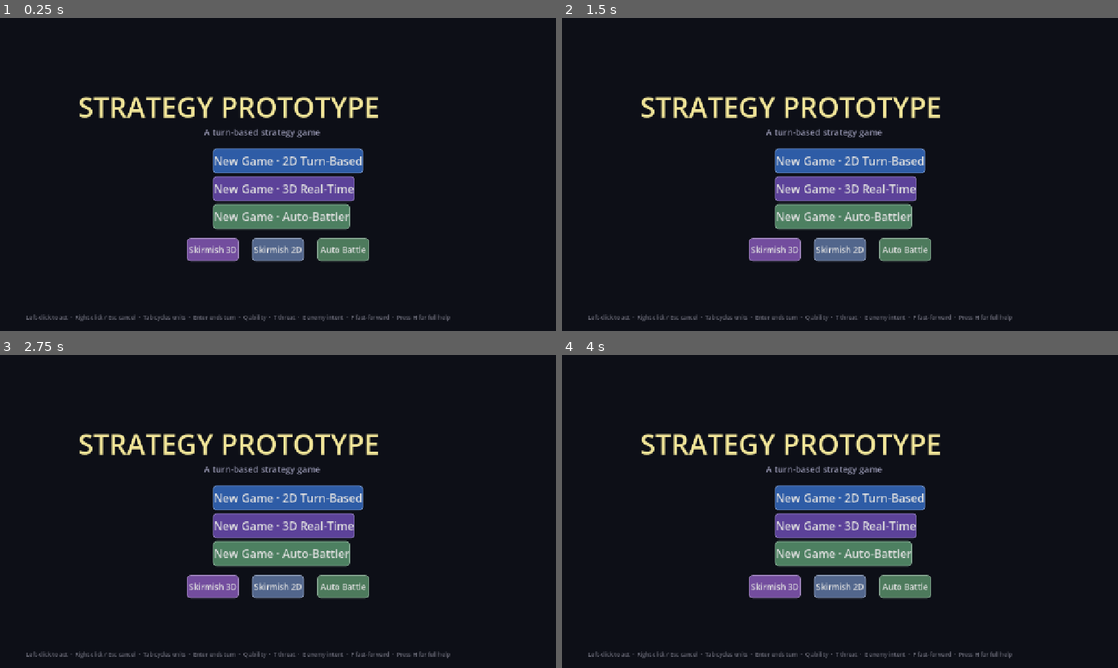
Above: before the commit, frames 1-4 (two rows, left to right).
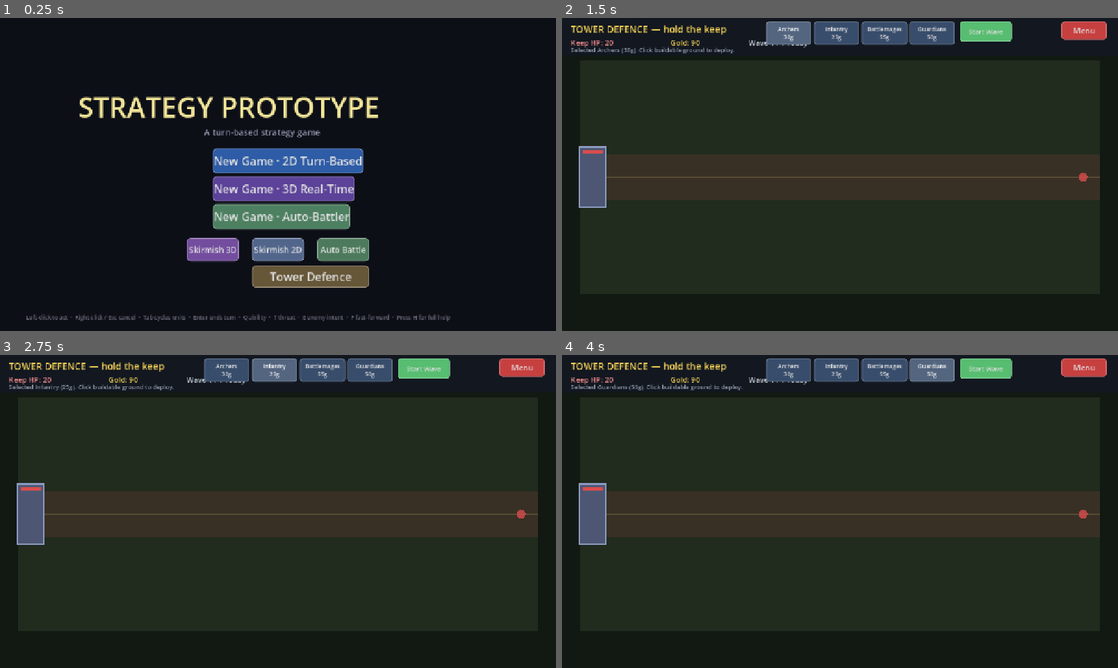
Above: after the commit, the same moments.

Repository: kabuumu/strategy-prototype
Game: Godot game, scene res://src/title/title.tscn
Same seed, same stepped clock (60 frames per second), same inputs: the game is played once before the commit and once after it.
Inputs (mouse positions are in pixels of both pictures, inside the frame that each line leads up to):
- Up to frame 1 (0.25 s): no input
- Up to frame 2 (1.5 s): click (873, 277) at 0.5 s, where only the run after the commit has a clickable "Tower Defence"; click (789, 33) at 1.25 s, where only the run after the commit has a clickable "Archers 30g"
- Up to frame 3 (2.75 s): click (272, 370) at 2 s, where only the run after the commit has a clickable "Infantry 25g"
- Up to frame 4 (4 s): click (884, 370) at 2.75 s, where only the run after the commit has a clickable "Battlemages 55g"; click (934, 370) at 3.5 s, where only the run after the commit has a clickable "Guardians 50g"

The runs differ from the first frame. In frame 1, 1.5% of the frame differs, in the area x 45-67%, y 79-87%; in frame 2, 74%; in frame 3, 74%; in frame 4, 74%, in the area x 1-98%, y 1-97%.

Commit message:
New mode: Tower Defence (title-launched, self-contained)
Hold your keep against waves of enemy regiments marching down a lane. Spend
gold to plant defending regiments on the buildable ground; they hold position
and auto-fire on anything in range (reusing RTUnit's idle stance), while
enemies either smash a blocker or leak to the keep and damage it. Seven scripted
waves, gold from kills + wave-clear bonuses; clear them all to win, lose if the
keep falls. Touches no campaign/GameManager state, like the other skirmishes.

- src/towerdefense/towerdefense.gd + .tscn: lane/keep/waves/economy/placement,
  RTUnit-driven combat, Esc pause menu, result overlay.
- title: "Tower Defence" button.

Validated headless: place defender (gold spent), start wave, enemy spawns and
marches toward the keep.

Co-Authored-By: Claude Opus 4.8 <noreply@anthropic.com>

Diff:
--- a/src/title/title.gd
+++ b/src/title/title.gd
@@ -56,6 +56,8 @@
 		Color(0.32, 0.40, 0.55), _on_skirmish_2d)
 	_add_menu_button("Auto Battle", Vector2(730.0, y), Vector2(120.0, 54.0),
 		Color(0.30, 0.48, 0.36), _on_auto_battler)
+	_add_menu_button("Tower Defence", Vector2(580.0, y + 64.0), Vector2(270.0, 50.0),
+		Color(0.40, 0.34, 0.22), _on_tower_defense)
 
 	var hint := Label.new()
 	hint.text = "Left-click to act  ·  Right-click / Esc cancel  ·  Tab cycles units  ·  Enter ends turn  ·  Q ability  ·  T threat  ·  E enemy intent  ·  F fast-forward  ·  Press H for full help"
@@ -129,6 +131,9 @@
 func _on_auto_battler() -> void:
 	get_tree().change_scene_to_file("res://src/autobattler/autobattler.tscn")
 
+func _on_tower_defense() -> void:
+	get_tree().change_scene_to_file("res://src/towerdefense/towerdefense.tscn")
+
 # ---------------------------------------------------------------------------
 # Meta-progression panel — shows previous run recap + lifetime bests so the
 # title screen rewards repeat play. Hidden entirely on first launch.
--- /dev/null
+++ b/src/towerdefense/towerdefense.gd
@@ -0,0 +1,390 @@
+extends Node2D
+
+# Tower-defence skirmish — a self-contained battle mode reached from the title.
+# Waves of enemy regiments march from the right toward your keep on the left;
+# you spend gold to plant defending regiments along the lane. Defenders hold
+# their ground and auto-fire on anything in range (RTUnit's idle stance); the
+# enemy either smashes through a blocker or leaks to the keep and damages it.
+# Survive every wave to win; the keep falling ends the run.
+#
+# Like the other skirmishes this touches no campaign / GameManager state.
+
+const UITheme := preload("res://src/ui/ui_theme.gd")
+const RTUnit := preload("res://src/rtbattle/rt_unit.gd")
+
+# Lane the enemies walk down (centre line); buildable ground is everything in
+# the field rect that isn't on the lane itself.
+const FIELD_RECT: Rect2 = Rect2(40.0, 96.0, 1200.0, 540.0)
+const LANE_Y: float = 366.0
+const LANE_HALF: float = 52.0           # half-height of the marching corridor
+const KEEP_X: float = 96.0              # enemies that pass this hit the keep
+const SPAWN_X: float = 1200.0
+
+const START_GOLD: int = 90
+const START_KEEP_HP: int = 20
+const ENEMY_RETARGET: float = 0.3
+
+# Defenders the player can plant. Reuse the unit sprites; stats are tuned for a
+# stationary "tower" role (no move speed needed — they hold ground).
+const DEFENDER_TYPES: Dictionary = {
+	"archer": {
+		"name": "Archers", "sprite_key": "archer", "cost": 30,
+		"soldier_count": 6, "hp_per_soldier": 12, "damage_per_attack": 9,
+		"attack_cooldown": 1.1, "attack_range_px": 210.0, "move_speed_px": 0.0,
+	},
+	"soldier": {
+		"name": "Infantry", "sprite_key": "soldier", "cost": 25,
+		"soldier_count": 9, "hp_per_soldier": 18, "damage_per_attack": 9,
+		"attack_cooldown": 1.0, "attack_range_px": 64.0, "move_speed_px": 0.0,
+	},
+	"mage": {
+		"name": "Battlemages", "sprite_key": "pyromancer", "cost": 55,
+		"soldier_count": 7, "hp_per_soldier": 14, "damage_per_attack": 17,
+		"attack_cooldown": 1.4, "attack_range_px": 240.0, "move_speed_px": 0.0,
+	},
+	"guardian": {
+		"name": "Guardians", "sprite_key": "juggernaut", "cost": 50,
+		"soldier_count": 12, "hp_per_soldier": 30, "damage_per_attack": 12,
+		"attack_cooldown": 1.2, "attack_range_px": 60.0, "move_speed_px": 0.0,
+	},
+}
+
+# Enemy archetypes (they march, and fight blockers in the way).
+const ENEMY_TYPES: Dictionary = {
+	"runner":   {"name": "Raiders", "sprite_key": "scout", "bounty": 8,
+		"soldier_count": 6, "hp_per_soldier": 12, "damage_per_attack": 8,
+		"attack_cooldown": 0.9, "attack_range_px": 56.0, "move_speed_px": 64.0},
+	"soldier":  {"name": "Warband", "sprite_key": "soldier", "bounty": 10,
+		"soldier_count": 9, "hp_per_soldier": 18, "damage_per_attack": 9,
+		"attack_cooldown": 1.0, "attack_range_px": 58.0, "move_speed_px": 42.0},
+	"brute":    {"name": "Ogres", "sprite_key": "juggernaut", "bounty": 18,
+		"soldier_count": 12, "hp_per_soldier": 30, "damage_per_attack": 14,
+		"attack_cooldown": 1.2, "attack_range_px": 56.0, "move_speed_px": 32.0},
+	"warlord":  {"name": "Warlord's Host", "sprite_key": "warlord", "bounty": 40,
+		"soldier_count": 18, "hp_per_soldier": 26, "damage_per_attack": 16,
+		"attack_cooldown": 1.0, "attack_range_px": 58.0, "move_speed_px": 36.0},
+}
+
+# Wave script: each wave is a list of [enemy_id, count] spawned in sequence.
+const WAVES: Array = [
+	[["runner", 4]],
+	[["soldier", 4], ["runner", 3]],
+	[["soldier", 5], ["brute", 1]],
+	[["runner", 8], ["brute", 2]],
+	[["brute", 4], ["soldier", 4]],
+	[["soldier", 6], ["brute", 3], ["runner", 6]],
+	[["warlord", 1], ["brute", 4], ["soldier", 6]],
+]
+
+var _gold: int = START_GOLD
+var _keep_hp: int = START_KEEP_HP
+var _wave_index: int = 0           # next wave to launch
+var _wave_active: bool = false
+var _paused: bool = false
+var _ended: bool = false
+var _won: bool = false
+
+var _enemies: Array = []           # Array[RTUnit]
+var _defenders: Array = []         # Array[RTUnit]
+var _spawn_queue: Array = []       # pending [enemy_id] this wave
+var _spawn_timer: float = 0.0
+var _retarget_timer: float = 0.0
+var _selected_type: String = "archer"
+
+var _ui: CanvasLayer
+var _gold_label: Label
+var _keep_label: Label
+var _wave_label: Label
+var _status_label: Label
+var _settings_overlay: Control = null
+var _rng := RandomNumberGenerator.new()
+
+func _ready() -> void:
+	_rng.randomize()
+	set_process_unhandled_input(true)
+	_build_ui()
+	_refresh_ui()
+	queue_redraw()
+
+# ---------------------------------------------------------------------------
+# UI
+# ---------------------------------------------------------------------------
+func _build_ui() -> void:
+	_ui = CanvasLayer.new()
+	add_child(_ui)
+
+	var top := ColorRect.new()
+	top.color = Color(0.07, 0.09, 0.13, 0.93)
+	top.size = Vector2(1280.0, 88.0)
+	top.mouse_filter = Control.MOUSE_FILTER_IGNORE
+	_ui.add_child(top)
+
+	_ui.add_child(UITheme.label("TOWER DEFENCE — hold the keep", 22, UITheme.GOLD, Vector2(20.0, 10.0), Vector2(460.0, 30.0)))
+	_keep_label = UITheme.label("", 17, Color(0.95, 0.55, 0.55), Vector2(20.0, 44.0), Vector2(220.0, 24.0))
+	_ui.add_child(_keep_label)
+	_gold_label = UITheme.label("", 17, UITheme.GOLD, Vector2(250.0, 44.0), Vector2(180.0, 24.0))
+	_ui.add_child(_gold_label)
+	_wave_label = UITheme.label("", 17, UITheme.TEXT, Vector2(430.0, 44.0), Vector2(240.0, 24.0))
+	_ui.add_child(_wave_label)
+
+	# Defender picker — one button per type with its cost.
+	var x := 470.0
+	for id: String in DEFENDER_TYPES:
+		var d: Dictionary = DEFENDER_TYPES[id]
+		_ui.add_child(UITheme.button("%s\n%dg" % [String(d["name"]), int(d["cost"])],
+			Vector2(x, 8.0), Vector2(104.0, 46.0), Color(0.22, 0.30, 0.42),
+			_on_pick_type.bind(id), 13))
+		x += 110.0
+
+	_ui.add_child(UITheme.button("Start Wave", Vector2(x + 6.0, 8.0), Vector2(120.0, 46.0), UITheme.GREEN, _on_start_wave, 15))
+	_ui.add_child(UITheme.button("Menu", Vector2(1150.0, 8.0), Vector2(104.0, 40.0), UITheme.RED, _toggle_settings_menu))
+
+	_status_label = UITheme.label("Pick a defender, click buildable ground to place it, then Start Wave.",
+		14, UITheme.TEXT_MUTED, Vector2(20.0, 64.0), Vector2(900.0, 20.0))
+	_ui.add_child(_status_label)
+
+func _refresh_ui() -> void:
+	_keep_label.text = "Keep HP: %d" % _keep_hp
+	_gold_label.text = "Gold: %d" % _gold
+	var total: int = WAVES.size()
+	if _ended:
+		_wave_label.text = "VICTORY" if _won else "DEFEAT"
+	elif _wave_active:
+		_wave_label.text = "Wave %d / %d — incoming!" % [_wave_index, total]
+	else:
+		_wave_label.text = "Wave %d / %d ready" % [_wave_index + 1, total] if _wave_index < total else "All waves cleared"
+
+func _on_pick_type(id: String) -> void:
+	_selected_type = id
+	_status_label.text = "Selected %s (%dg). Click buildable ground to deploy." % [
+		String(DEFENDER_TYPES[id]["name"]), int(DEFENDER_TYPES[id]["cost"])]
+
+func _on_start_wave() -> void:
+	if _ended or _wave_active or _wave_index >= WAVES.size():
+		return
+	_wave_active = true
+	_spawn_queue.clear()
+	for entry in WAVES[_wave_index]:
+		var id: String = String(entry[0])
+		for _i in range(int(entry[1])):
+			_spawn_queue.append(id)
+	_spawn_queue.shuffle()
+	_spawn_timer = 0.0
+	_refresh_ui()
+
+# ---------------------------------------------------------------------------
+# Placement
+# ---------------------------------------------------------------------------
+func _is_buildable(pos: Vector2) -> bool:
+	if not FIELD_RECT.has_point(pos):
+		return false
+	if absf(pos.y - LANE_Y) < LANE_HALF:
+		return false               # can't build on the marching lane
+	if pos.x < KEEP_X + 40.0:
+		return false               # keep no-build zone
+	return true
+
+func _try_place(pos: Vector2) -> void:
+	if _ended:
+		return
+	var d: Dictionary = DEFENDER_TYPES[_selected_type]
+	var cost: int = int(d["cost"])
+	if _gold < cost:
+		_status_label.text = "Not enough gold for %s (need %d)." % [String(d["name"]), cost]
+		return
+	if not _is_buildable(pos):
+		_status_label.text = "Can't build there — keep clear of the lane and the keep."
+		return
+	# Don't stack defenders on top of each other.
+	for u: RTUnit in _defenders:
+		if is_instance_valid(u) and u.position.distance_to(pos) < u.radius + 20.0:
+			_status_label.text = "Too close to another defender."
+			return
+	_gold -= cost
+	var u := RTUnit.new()
+	add_child(u)
+	u.setup(_selected_type, 0, pos, d)
+	u.clear_order()                # hold ground; idle stance auto-fires in range
+	_defenders.append(u)
+	Sfx.play("gold")
+	_refresh_ui()
+
+# ---------------------------------------------------------------------------
+# Spawning + simulation
+# ---------------------------------------------------------------------------
+func _spawn_enemy(id: String) -> void:
+	var stats: Dictionary = ENEMY_TYPES.get(id, ENEMY_TYPES["soldier"])
+	var u := RTUnit.new()
+	add_child(u)
+	var y := LANE_Y + _rng.randf_range(-LANE_HALF * 0.5, LANE_HALF * 0.5)
+	u.setup(id, 1, Vector2(SPAWN_X, y), stats)
+	u.set_meta("bounty", int(stats.get("bounty", 8)))
+	u.order_move(Vector2(KEEP_X, LANE_Y))
+	u.died.connect(_on_enemy_died)
+	_enemies.append(u)
+
+func _on_enemy_died(u: RTUnit) -> void:
+	if is_instance_valid(u) and u.has_meta("bounty"):
+		_gold += int(u.get_meta("bounty"))
+	_enemies.erase(u)
+	Sfx.play("death", -12.0)
+	_refresh_ui()
+
+func _process(delta: float) -> void:
+	if _paused or _ended:
+		return
+
+	# Trickle the current wave's enemies onto the field.
+	if _wave_active and not _spawn_queue.is_empty():
+		_spawn_timer -= delta
+		if _spawn_timer <= 0.0:
+			_spawn_enemy(String(_spawn_queue.pop_front()))
+			_spawn_timer = 0.7
+
+	var all_units: Array = []
+	all_units.append_array(_defenders)
+	all_units.append_array(_enemies)
+
+	# Enemies periodically decide: fight a defender that's blocking, else march.
+	_retarget_timer -= delta
+	if _retarget_timer <= 0.0:
+		_retarget_timer = ENEMY_RETARGET
+		for e: RTUnit in _enemies:
+			if not is_instance_valid(e) or not e.is_alive():
+				continue
+			var blocker := _nearest_defender_in_range(e)
+			if blocker != null:
+				e.order_attack(blocker)
+			else:
+				e.order_move(Vector2(KEEP_X, LANE_Y))
+
+	# Tick everyone (defenders auto-engage via idle stance).
+	for u: RTUnit in all_units:
+		if is_instance_valid(u) and u.is_alive():
+			u.tick(delta, all_units)
+
+	_check_leaks()
+	_clean_dead()
+	_check_wave_end()
+	queue_redraw()
+
+func _nearest_defender_in_range(e: RTUnit) -> RTUnit:
+	var best: RTUnit = null
+	var best_d: float = e.attack_range_px + 24.0
+	for d: RTUnit in _defenders:
+		if not is_instance_valid(d) or not d.is_alive():
+			continue
+		var dist: float = e.position.distance_to(d.position)
+		if dist < best_d:
+			best = d
+			best_d = dist
+	return best
+
+# Enemies that reach the keep damage it by their remaining strength, then vanish.
+func _check_leaks() -> void:
+	for e: RTUnit in _enemies.duplicate():
+		if is_instance_valid(e) and e.is_alive() and e.position.x <= KEEP_X:
+			var dmg: int = maxi(1, e.alive_soldier_count())
+			_keep_hp = maxi(0, _keep_hp - dmg)
+			_status_label.text = "%s breached the keep! −%d HP" % [e.unit_name, dmg]
+			e.died.disconnect(_on_enemy_died)
+			_enemies.erase(e)
+			e.queue_free()
+			if _keep_hp <= 0:
+				_conclude(false)
+				return
+	_refresh_ui()
+
+func _clean_dead() -> void:
+	_enemies = _enemies.filter(func(u): return is_instance_valid(u) and u.is_alive())
+	_defenders = _defenders.filter(func(u): return is_instance_valid(u) and u.is_alive())
+
+func _check_wave_end() -> void:
+	if not _wave_active or _ended:
+		return
+	if _spawn_queue.is_empty() and _enemies.is_empty():
+		_wave_active = false
+		_wave_index += 1
+		if _wave_index >= WAVES.size():
+			_conclude(true)
+			return
+		var bonus: int = 20 + _wave_index * 6
+		_gold += bonus
+		_status_label.text = "Wave cleared! +%d gold. Reinforce, then Start Wave." % bonus
+		_refresh_ui()
+
+func _conclude(win: bool) -> void:
+	_ended = true
+	_won = win
+	_status_label.text = "The keep held — victory!" if win else "The keep has fallen."
+	Sfx.play("win" if win else "lose", -6.0)
+	_refresh_ui()
+	var root := Control.new()
+	root.set_anchors_preset(Control.PRESET_FULL_RECT)
+	root.z_index = 50
+	var dim := ColorRect.new()
+	dim.color = Color(0.0, 0.0, 0.0, 0.6)
+	dim.set_anchors_preset(Control.PRESET_FULL_RECT)
+	root.add_child(dim)
+	UITheme.panel(root, Vector2(480.0, 250.0), Vector2(320.0, 220.0))
+	root.add_child(UITheme.label("VICTORY" if win else "DEFEAT", 40,
+		UITheme.GOLD if win else UITheme.RED, Vector2(556.0, 274.0)))
+	root.add_child(UITheme.label("You cleared every wave." if win else "The keep was overrun.",
+		15, UITheme.TEXT_MUTED, Vector2(512.0, 330.0), Vector2(256.0, 24.0)))
+	root.add_child(UITheme.button("Play Again", Vector2(512.0, 366.0), Vector2(256.0, 44.0),
+		UITheme.GREEN, func() -> void: get_tree().reload_current_scene()))
+	root.add_child(UITheme.button("To Title", Vector2(512.0, 416.0), Vector2(256.0, 40.0),
+		Color(0.45, 0.30, 0.34), func() -> void: get_tree().change_scene_to_file("res://src/title/title.tscn")))
+	_ui.add_child(root)
+
+# ---------------------------------------------------------------------------
+# Input
+# ---------------------------------------------------------------------------
+func _unhandled_input(event: InputEvent) -> void:
+	if _settings_overlay != null:
+		if event is InputEventKey and event.pressed and not event.echo and event.keycode == KEY_ESCAPE:
+			_toggle_settings_menu()
+		return
+	if event is InputEventKey and event.pressed and not event.echo:
+		match event.keycode:
+			KEY_SPACE:
+				_paused = not _paused
+				_status_label.text = "Paused." if _paused else "Resumed."
+			KEY_ESCAPE:
+				_toggle_settings_menu()
+			KEY_ENTER, KEY_KP_ENTER:
+				_on_start_wave()
+		return
+	if event is InputEventMouseButton and event.pressed and event.button_index == MOUSE_BUTTON_LEFT:
+		if event.position.y > FIELD_RECT.position.y:
+			_try_place(event.position)
+
+func _toggle_settings_menu() -> void:
+	if _settings_overlay != null:
+		_settings_overlay.queue_free()
+		_settings_overlay = null
+		return
+	_settings_overlay = UITheme.pause_menu(_toggle_settings_menu,
+		func() -> void: get_tree().change_scene_to_file("res://src/title/title.tscn"))
+	_ui.add_child(_settings_overlay)
+
+# ---------------------------------------------------------------------------
+# Draw — field, lane, keep, buildable hint
+# ---------------------------------------------------------------------------
+func _draw() -> void:
+	draw_rect(Rect2(Vector2.ZERO, Vector2(1280.0, 720.0)), Color(0.07, 0.10, 0.07))
+	draw_rect(FIELD_RECT, Color(0.13, 0.17, 0.12))
+	# Marching lane
+	var lane := Rect2(FIELD_RECT.position.x, LANE_Y - LANE_HALF, FIELD_RECT.size.x, LANE_HALF * 2.0)
+	draw_rect(lane, Color(0.22, 0.19, 0.14))
+	draw_line(Vector2(FIELD_RECT.position.x, LANE_Y), Vector2(FIELD_RECT.end.x, LANE_Y),
+		Color(0.40, 0.34, 0.22, 0.7), 2.0)
+	# Keep
+	var keep := Rect2(FIELD_RECT.position.x, LANE_Y - 70.0, KEEP_X - FIELD_RECT.position.x + 6.0, 140.0)
+	draw_rect(keep, Color(0.30, 0.34, 0.45))
+	draw_rect(keep, Color(0.55, 0.60, 0.75), false, 3.0)
+	var frac: float = clampf(float(_keep_hp) / float(START_KEEP_HP), 0.0, 1.0)
+	draw_rect(Rect2(keep.position + Vector2(8.0, 8.0), Vector2((keep.size.x - 16.0) * frac, 8.0)),
+		Color(0.85, 0.30, 0.30))
+	# Spawn marker
+	draw_circle(Vector2(SPAWN_X, LANE_Y), 10.0, Color(0.85, 0.30, 0.30, 0.8))
--- /dev/null
+++ b/src/towerdefense/towerdefense.tscn
@@ -0,0 +1,6 @@
+[gd_scene load_steps=2 format=3 uid="uid://towerdefense001"]
+
+[ext_resource type="Script" path="res://src/towerdefense/towerdefense.gd" id="1_td"]
+
+[node name="TowerDefense" type="Node2D"]
+script = ExtResource("1_td")
Not shown, added: src/towerdefense/towerdefense.gd.uid
